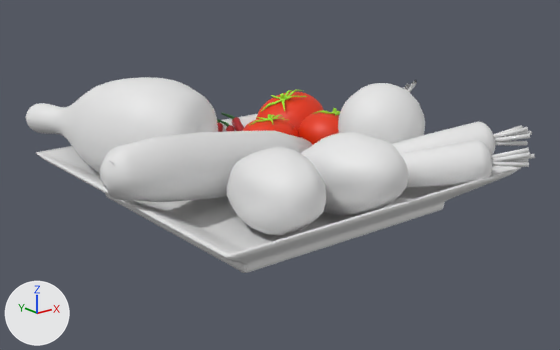
The FBX model working/victoria/FBX files/vegetable.fbx: old version first, new version second.
Camera for both pictures: a camera (50 mm lens) standing at (-0.0291, -0.0373, 0.0157) and looking at (0.0008, 0.0001, 0.0008). Arrows for +X, +Y and +Z are at lower left; the lights stay in place. Where no turn or scale is listed for an object, it has been applied to the vertices.

The first picture shows 'Butternut_Squash', 'Carrot', 'Carrot_001', 'Corn', 'Plate', 'Potato', 'Potato2', 'Tomato', 'Tomato_001', 'Tomato_002', 'onion', 'stem_001'.
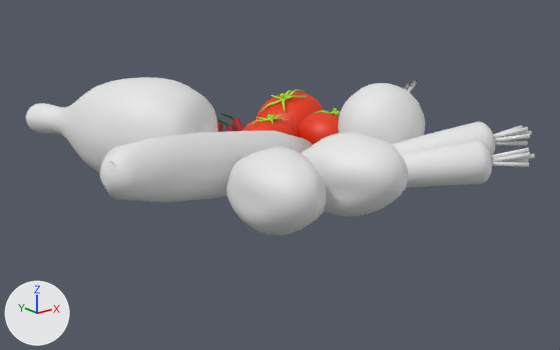
The newer file is also turned or shifted as a whole; pictures and numbers use the older file's frame.

What differs and where, as boxes (x1, y1, x2, y2) in the pictures (560 x 350 px):
'Plate', deleted: before (36, 114, 521, 273)

Edits to the bpy script that builds the scene:
```text
Remove ob_plate:
    ob_plate = bpy.data.objects.new('Plate', me_plate)
    ob_plate.location = (0.0, 0.0, 0.0)
```
